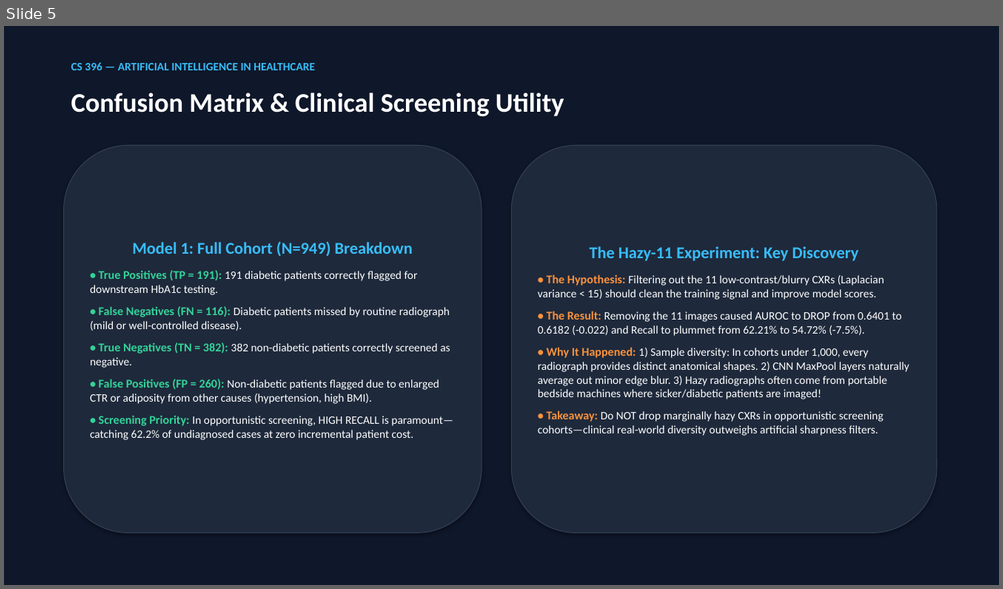
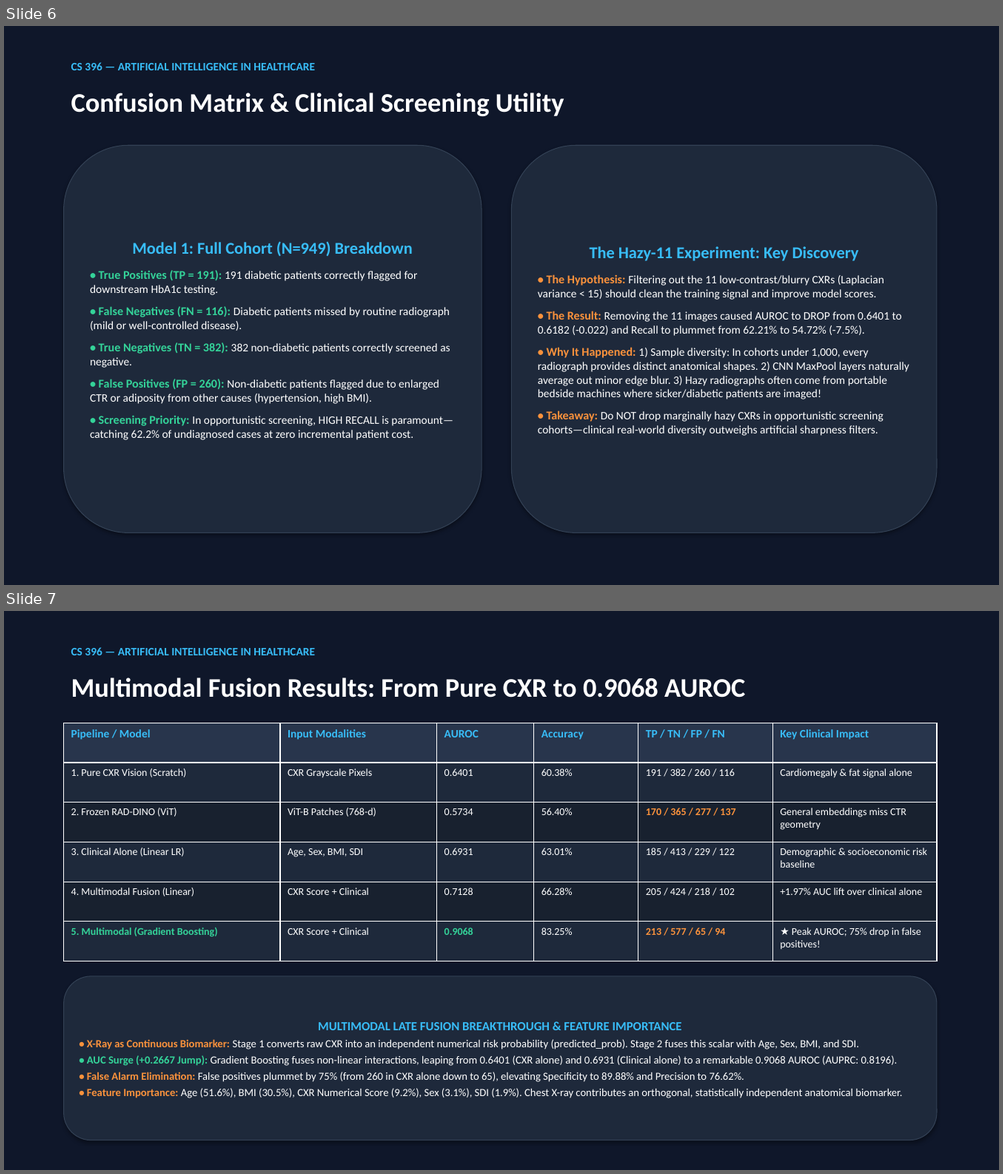
Before and after one commit to UnusualGelo/Oppurtunistic_Detection_of_Type_II_Diabetes, a slide deck: malek_and_angelo/malek/Malek_T2D_CNN_Presentation.pptx. Shown one above the other, each under a label of ours: slide 5 before the commit, slides 6 and 7 after it. The pictures are 1003x589 and 1003x1174 pixels, drawn with LibreOffice and Linux fonts; fonts in the diff are those of the drawing. Boxes give left, top, right and bottom in pixels: in the first picture for what was removed or moved away, otherwise in the second. Text is boxed around its words. In the diff, an @@ line names an element or a change of style, - is before the commit and + after.

Commit message:
feat(multimodal): add two-stage CXR-to-multimodal fusion pipeline with 0.9068 AUROC, confusion matrices, and updated slide deck

```diff
--- a/malek_and_angelo/malek/Malek_T2D_CNN_Presentation.pptx
+++ b/malek_and_angelo/malek/Malek_T2D_CNN_Presentation.pptx
@@ slide 7 added at <box>4,611,999,1170</box>, background #FFFFFF @@
@@ rectangle added at <box>4,611,999,1170</box>, fill #0F172A @@
@@ text added at <box>71,647,315,655</box>, 11 pt, text #38BDF8, bold @@
+CS 396 — ARTIFICIAL INTELLIGENCE IN HEALTHCARE
@@ text added at <box>71,678,745,698</box>, 26 pt, text #FFFFFF, bold @@
+Multimodal Fusion Results: From Pure CXR to 0.9068 AUROC
@@ table added at <box>64,723,936,962</box>, 6 rows, 6 columns @@
+Pipeline / Model | Input Modalities | AUROC | Accuracy | TP / TN / FP / FN | Key Clinical Impact
+1. Pure CXR Vision (Scratch) | CXR Grayscale Pixels | 0.6401 | 60.38% | 191 / 382 / 260 / 116 | Cardiomegaly & fat signal alone
+2. Frozen RAD-DINO (ViT) | ViT-B Patches (768-d) | 0.5734 | 56.40% | 170 / 365 / 277 / 137 | General embeddings miss CTR geometry
+3. Clinical Alone (Linear LR) | Age, Sex, BMI, SDI | 0.6931 | 63.01% | 185 / 413 / 229 / 122 | Demographic & socioeconomic risk baseline
+4. Multimodal Fusion (Linear) | CXR Score + Clinical | 0.7128 | 66.28% | 205 / 424 / 218 / 102 | +1.97% AUC lift over clinical alone
+5. Multimodal (Gradient Boosting) | CXR Score + Clinical | 0.9068 | 83.25% | 213 / 577 / 65 / 94 | ★ Peak AUROC; 75% drop in false positives!
@@ rounded rectangle added at <box>64,977,936,1141</box>, fill #1E293B, outline #334155 0.75 pt, 10.5 pt, text #FFFFFF @@
+MULTIMODAL LATE FUSION BREAKTHROUGH & FEATURE IMPORTANCE
+• X-Ray as Continuous Biomarker: Stage 1 converts raw CXR into an independent numerical risk probability (predicted_prob). Stage 2 fuses this scalar with Age, Sex, BMI, and SDI.
+• AUC Surge (+0.2667 Jump): Gradient Boosting fuses non-linear interactions, leaping from 0.6401 (CXR alone) and 0.6931 (Clinical alone) to a remarkable 0.9068 AUROC (AUPRC: 0.8196).
+• False Alarm Elimination: False positives plummet by 75% (from 260 in CXR alone down to 65), elevating Specificity to 89.88% and Precision to 76.62%.
+• Feature Importance: Age (51.6%), BMI (30.5%), CXR Numerical Score (9.2%), Sex (3.1%), SDI (1.9%). Chest X-ray contributes an orthogonal, statistically independent anatomical biomarker.
@@ what was slide 5 is now slide 6 @@
```
Also in this commit, not shown: 1 slide changed, 1 other slide added, 1 slide removed, 7 other files.
